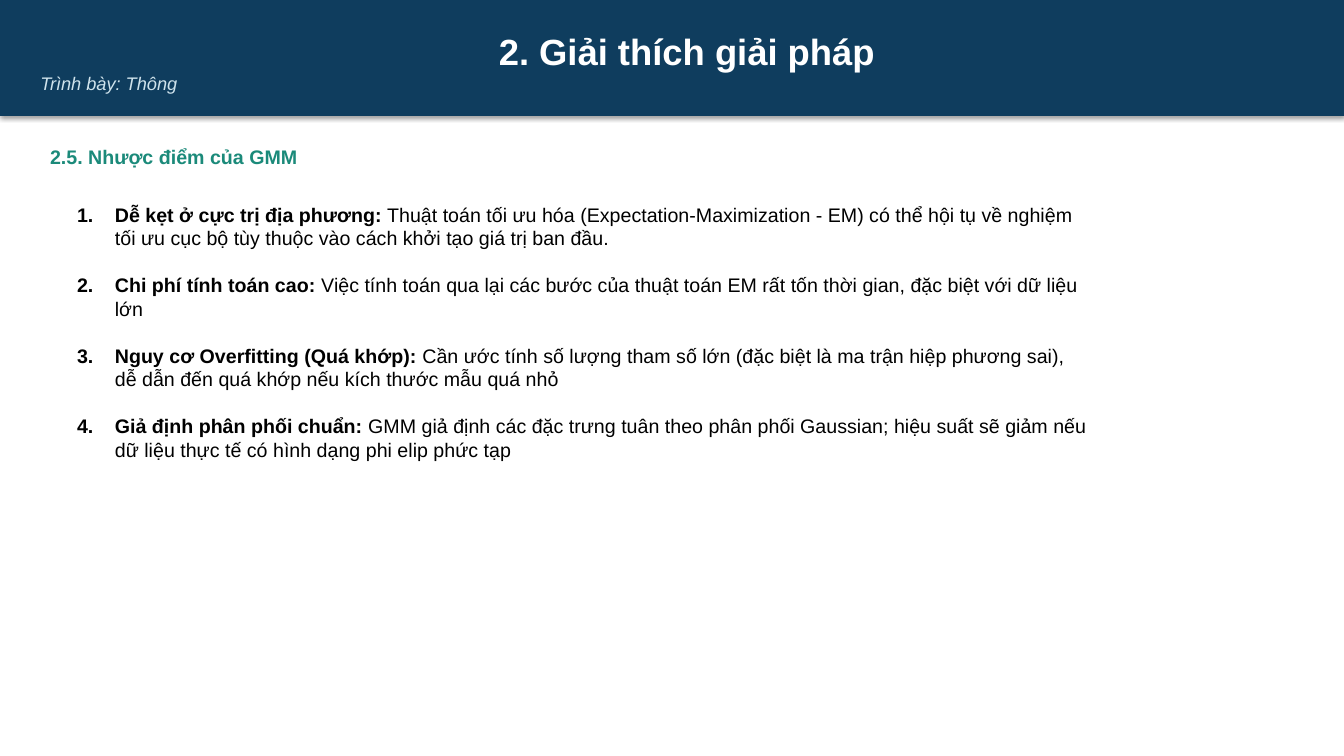
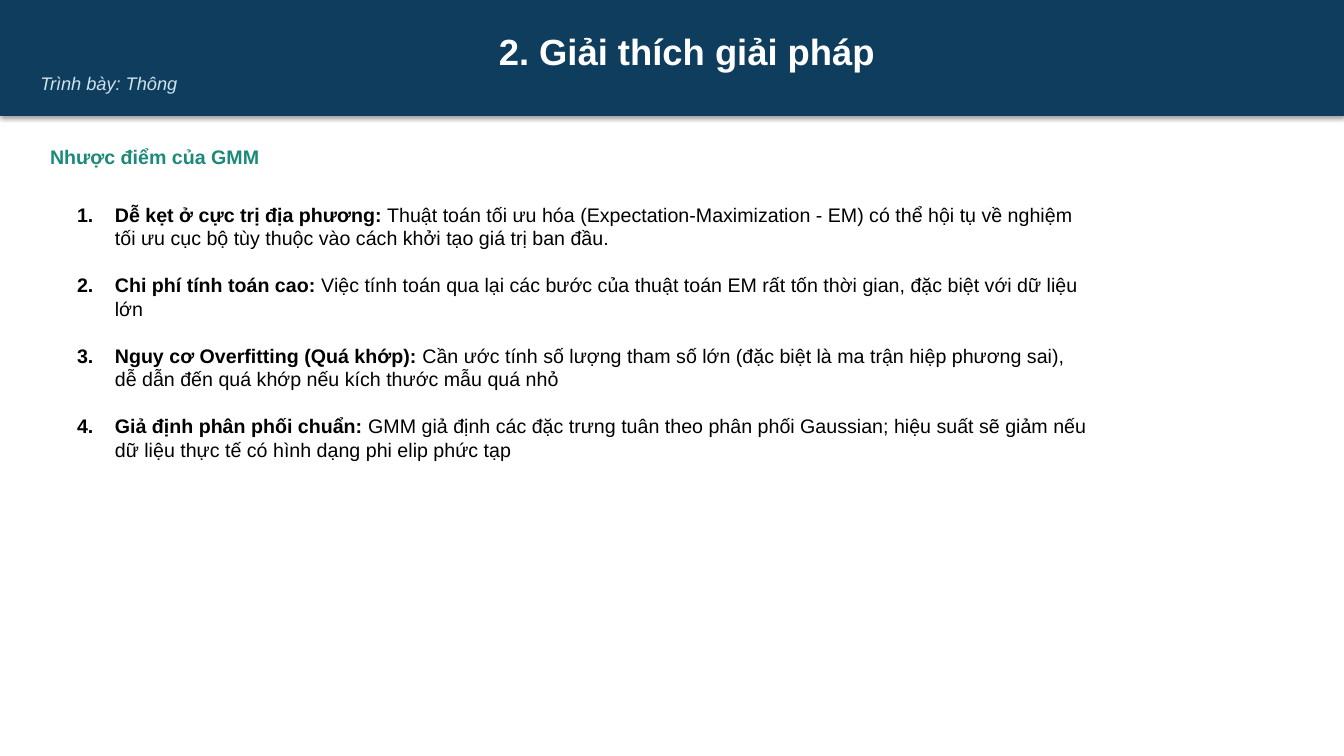
Before and after one commit to dinhdatthong1809/gaussian-mixture-model, a slide deck: slide 49 of Slide.pptx (slide 45 before the commit). Drawn at 1344x756 pixels with LibreOffice and Linux fonts; fonts in the diff are those of the drawing. Boxes give left, top, right and bottom in pixels: in the first picture for what was removed or moved away, otherwise in the second. Text is boxed around its words. In the diff, an @@ line names an element or a change of style, - is before the commit and + after.

```diff
--- a/Slide.pptx
+++ b/Slide.pptx
@@ text at [50,149,259,168]: text changed @@
-2.5. Nhược điểm của GMM
+Nhược điểm của GMM
```
Also in this commit, not shown: 7 other slides changed, 4 slides added.
